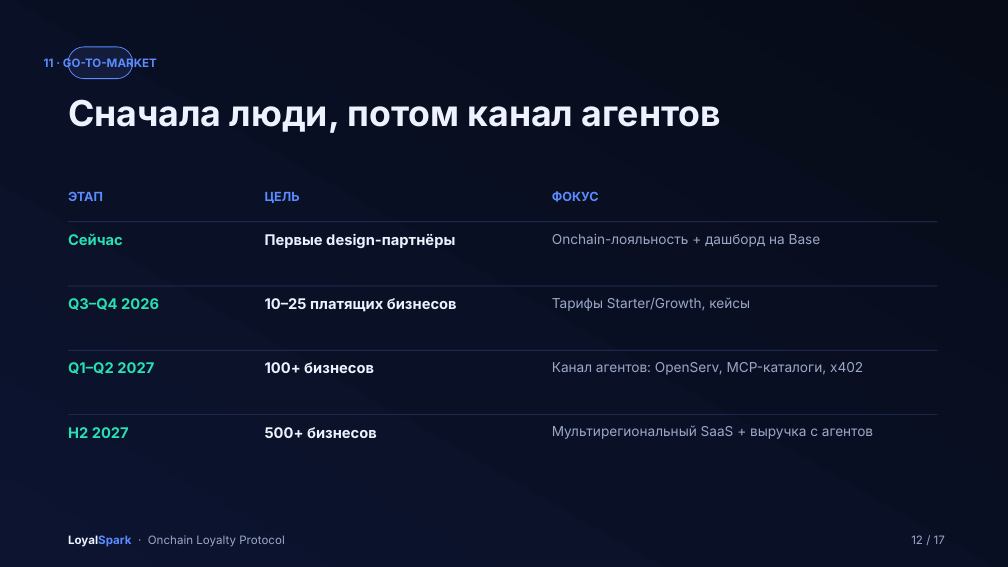
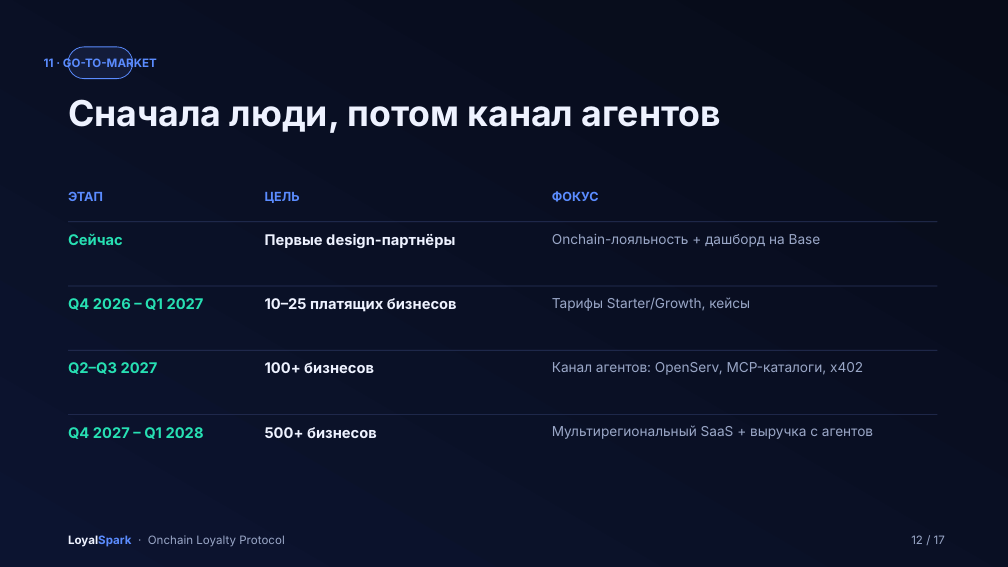
Before and after one commit to aspekt19/unboxed-loyalty-spark, a slide deck: slide 12 of docs/pitch-deck/ru/LoyalSpark_Pitch_RU.pptx. Drawn at 1008x567 pixels with LibreOffice and Linux fonts; fonts in the diff are those of the drawing. Boxes give left, top, right and bottom in pixels: in the first picture for what was removed or moved away, otherwise in the second. Text is boxed around its words. In the diff, an @@ line names an element or a change of style, - is before the commit and + after.

```diff
--- a/docs/pitch-deck/ru/LoyalSpark_Pitch_RU.pptx
+++ b/docs/pitch-deck/ru/LoyalSpark_Pitch_RU.pptx
@@ text at (x1=68, y1=298, x2=204, y2=310): text changed @@
-Q3–Q4 2026
+Q4 2026 – Q1 2027
@@ text at (x1=68, y1=362, x2=158, y2=374): text changed @@
-Q1–Q2 2027
+Q2–Q3 2027
@@ text at (x1=68, y1=427, x2=204, y2=439): text changed @@
-H2 2027
+Q4 2027 – Q1 2028
```
